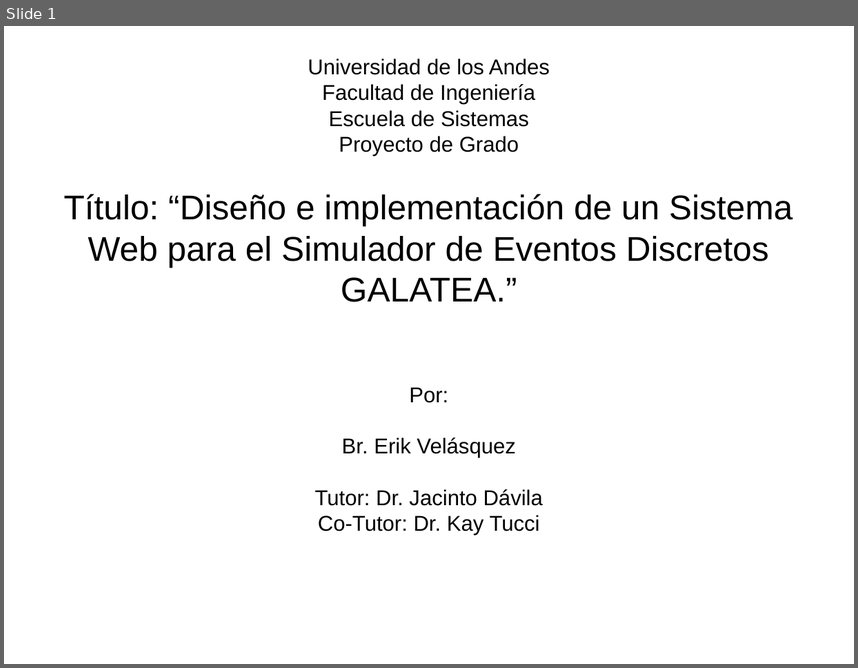
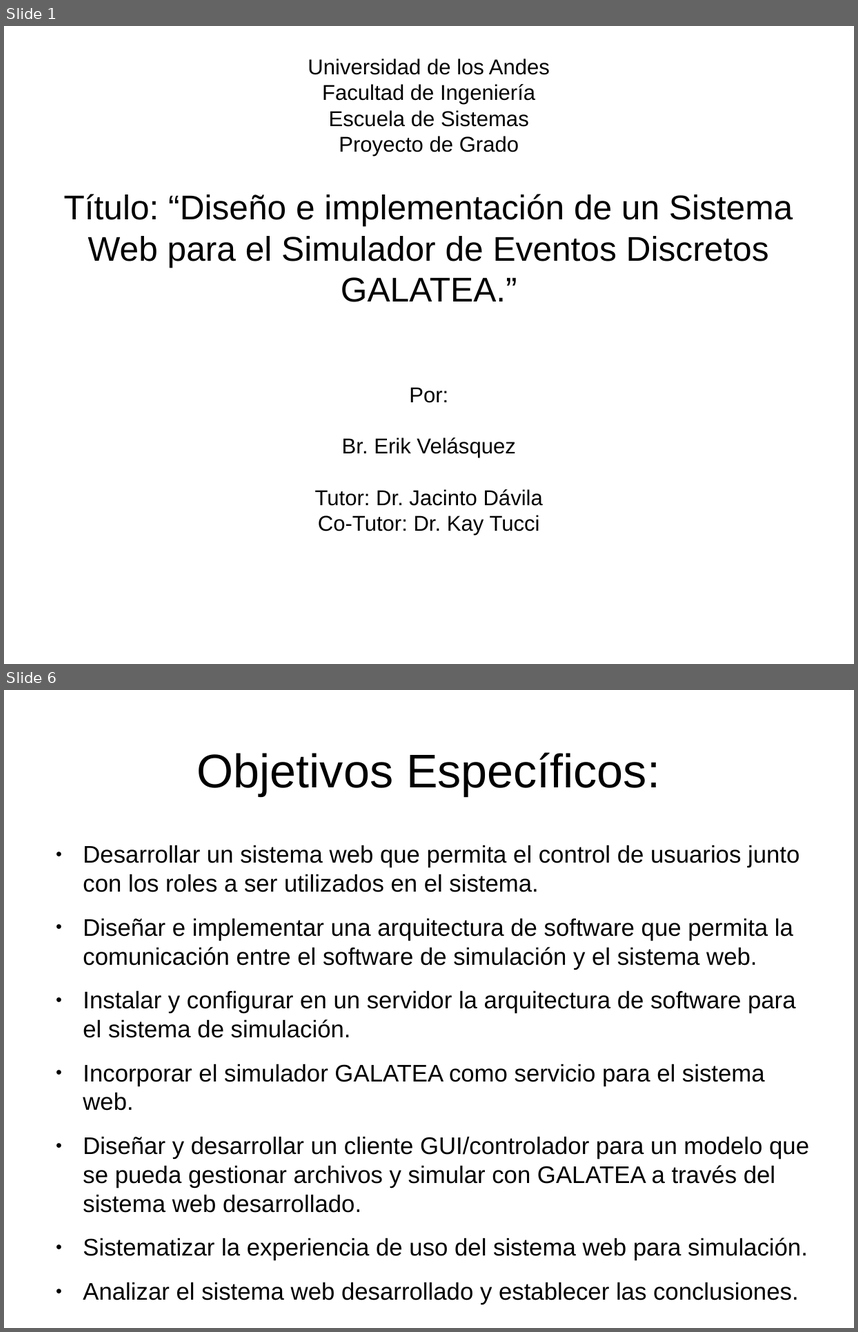
Before and after one commit to velasquezerik/tesis-doc, a slide deck: Presentacion/Presentacion Tesis.odp. Shown one above the other, each under a label of ours: slide 1 before the commit, slides 1 and 6 after it; the slides between them are not shown. The pictures are 858x668 and 858x1332 pixels, drawn with LibreOffice and Linux fonts; fonts in the diff are those of the drawing. Boxes give left, top, right and bottom in pixels: in the first picture for what was removed or moved away, otherwise in the second. Text is boxed around its words. In the diff, an @@ line names an element or a change of style, - is before the commit and + after.

```diff
--- a/Presentacion/Presentacion Tesis.odp
+++ b/Presentacion/Presentacion Tesis.odp
@@ slide 6 added at [4,690,854,1328], background #FFFFFF @@
@@ title added at [197,752,660,796], 44 pt, text #000000 @@
+Objetivos Específicos:
@@ text added at [83,845,809,1304], 22.4 pt, text #000000 @@
+● Desarrollar un sistema web que permita el control de usuarios junto con los roles a ser utilizados en el sistema.
+● Diseñar e implementar una arquitectura de software que permita la comunicación entre el software de simulación y el sistema web.
+● Instalar y configurar en un servidor la arquitectura de software para el sistema de simulación.
+● Incorporar el simulador GALATEA como servicio para el sistema web.
+● Diseñar y desarrollar un cliente GUI/controlador para un modelo que se pueda gestionar archivos y simular con GALATEA a través del sistema web desarrollado.
+● Sistematizar la experiencia de uso del sistema web para simulación.
+● Analizar el sistema web desarrollado y establecer las conclusiones.
```
Also in this commit, not shown: 17 other slides added, 7 other files.
